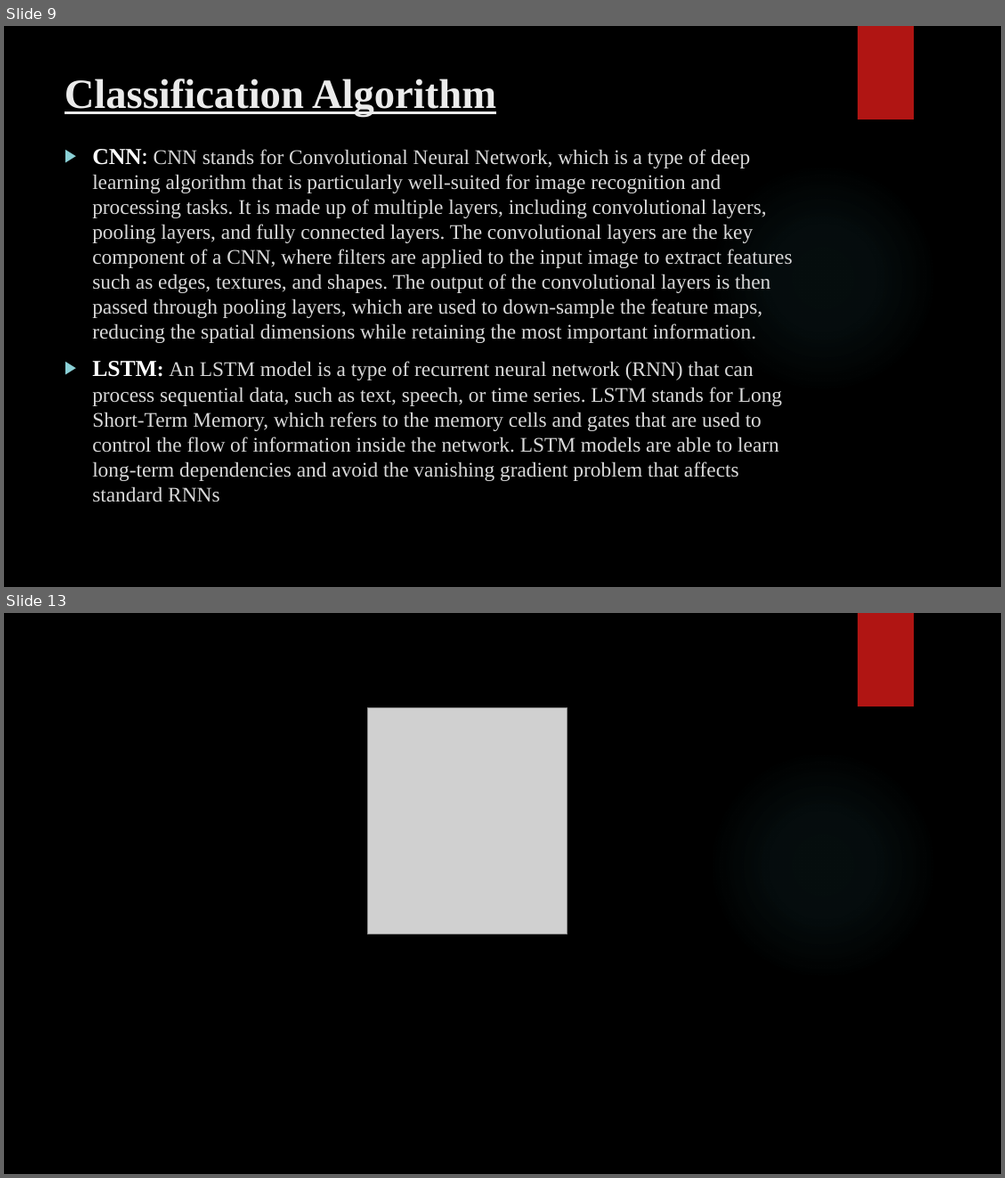
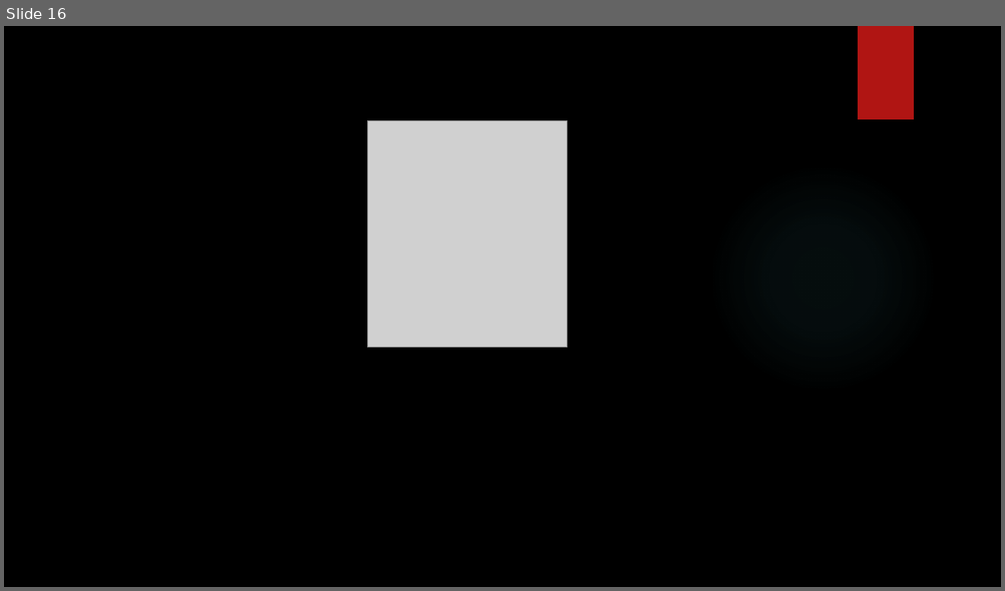
Before and after one commit to thatsabhishek/Gesture-Control-System, a slide deck: Gesture Control System.pptx. Shown one above the other, each under a label of ours: slides 9 and 13 before the commit, slide 16 after it; the slides between them are not shown. The pictures are 1005x1178 and 1005x591 pixels, drawn with LibreOffice and Linux fonts; fonts in the diff are those of the drawing; grey boxes stand for pictures; background and template pictures are left out. Boxes give left, top, right and bottom in pixels: in the first picture for what was removed or moved away, otherwise in the second. Text is boxed around its words. In the diff, an @@ line names an element or a change of style, - is before the commit and + after.

```diff
--- a/Gesture Control System.pptx
+++ b/Gesture Control System.pptx
@@ slide 9 removed at (4, 26, 1001, 587), background picture (left out); not listed: 2 template elements that a slide beside it also shows @@
@@ title removed at (65, 79, 496, 117) @@
-Classification Algorithm
@@ text removed at (92, 149, 793, 502) @@
-▶ CNN: CNN stands for Convolutional Neural Network, which is a type of deep learning algorithm that is particularly well-suited for image recognition and processing tasks. It is made up of multiple layers, including convolutional layers, pooling layers, and fully connected layers. The convolutional layers are the key component of a CNN, where filters are applied to the input image to extract features such as edges, textures, and shapes. The output of the convolutional layers is then passed through pooling layers, which are used to down-sample the feature maps, reducing the spatial dimensions while retaining the most important information.
-▶ LSTM: An LSTM model is a type of recurrent neural network (RNN) that can process sequential data, such as text, speech, or time series. LSTM stands for Long Short-Term Memory, which refers to the memory cells and gates that are used to control the flow of information inside the network. LSTM models are able to learn long-term dependencies and avoid the vanishing gradient problem that affects standard RNNs
@@ what was slide 13 is now slide 16 @@
```
Also in this commit, not shown: 2 slides changed, 13 slides added, 9 other slides removed.
